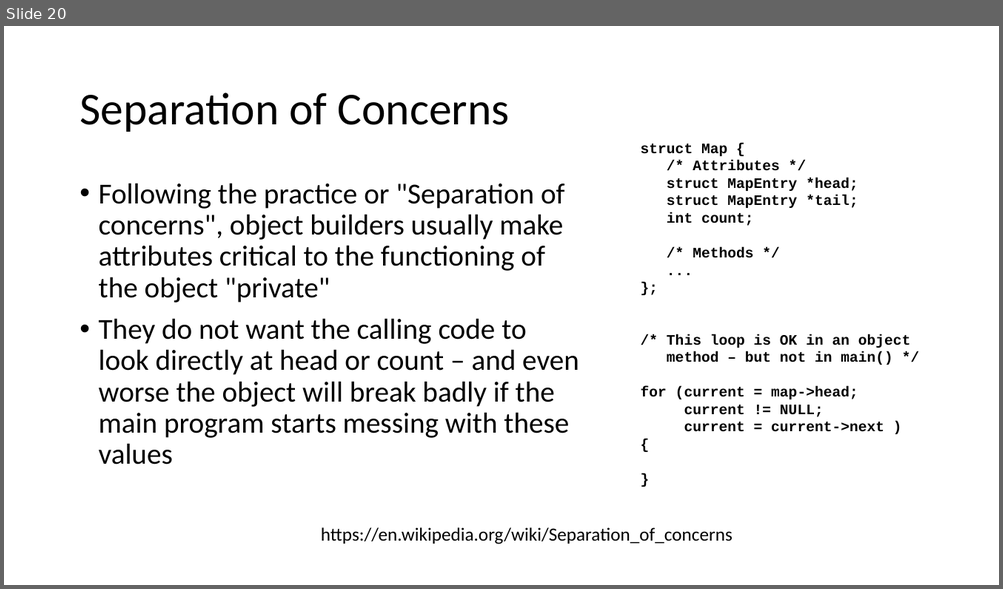
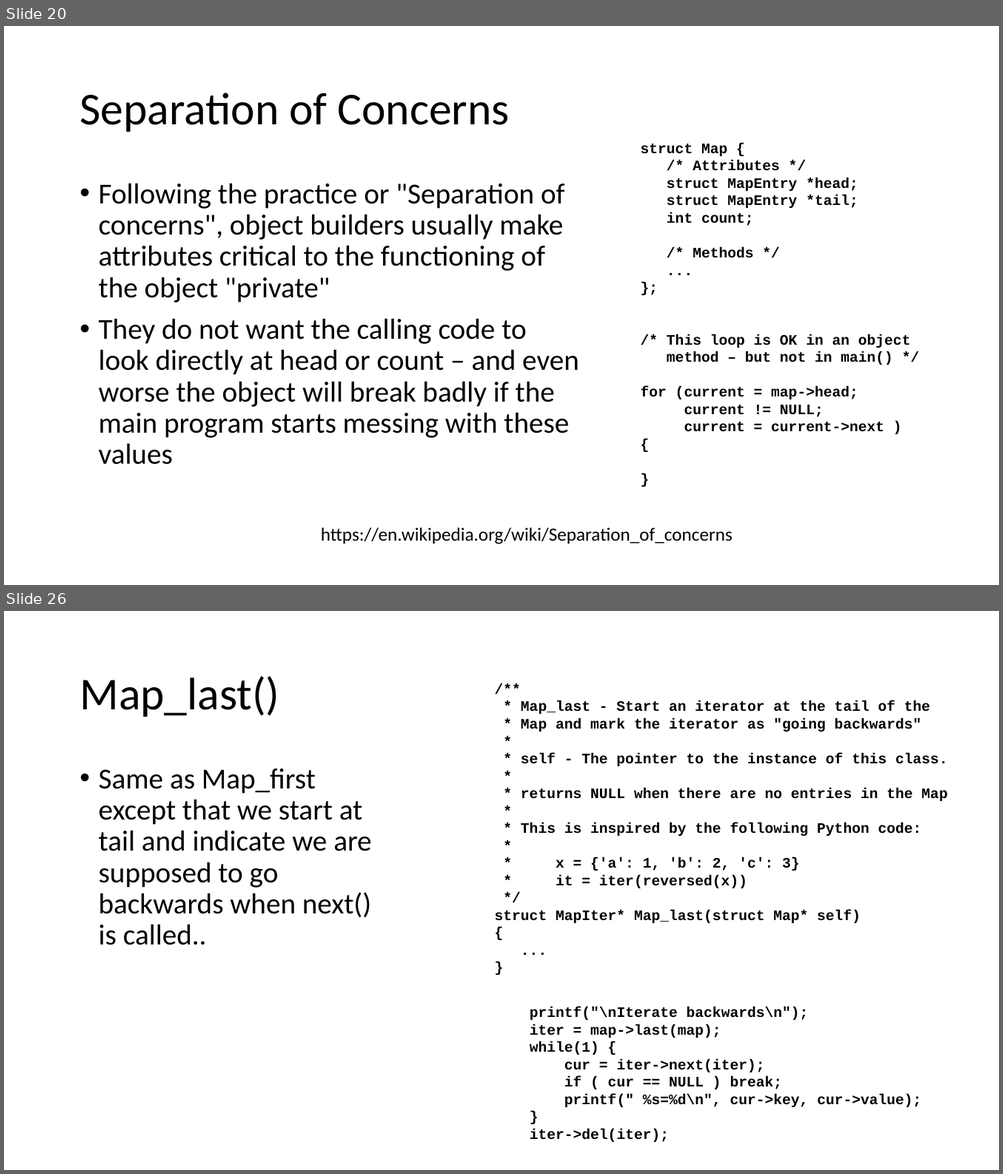
Before and after one commit to csev/cc4e, a slide deck: lectures/CC-04-Data-Structure.pptx. Shown one above the other, each under a label of ours: slide 20 before the commit, slides 20 and 26 after it; the slides between them are not shown. The pictures are 1003x589 and 1003x1174 pixels, drawn with LibreOffice and Linux fonts; fonts in the diff are those of the drawing. Boxes give left, top, right and bottom in pixels: in the first picture for what was removed or moved away, otherwise in the second. Text is boxed around its words. In the diff, an @@ line names an element or a change of style, - is before the commit and + after.

```diff
--- a/lectures/CC-04-Data-Structure.pptx
+++ b/lectures/CC-04-Data-Structure.pptx
@@ slide 26 added at [4,611,999,1170], background #FFFFFF @@
@@ title added at [79,676,279,717], 44 pt, text #000000 @@
+Map_last()
@@ text added at [495,701,948,923], 14 pt, text #000000, bold @@
+/**
+* Map_last - Start an iterator at the tail of the
+* Map and mark the iterator as "going backwards"
+*
+* self - The pointer to the instance of this class.
+*
+* returns NULL when there are no entries in the Map
+*
+* This is inspired by the following Python code:
+*
+* x = {'a': 1, 'b': 2, 'c': 3}
+* it = iter(reversed(x))
+*/
+struct MapIter* Map_last(struct Map* self)
+{
+...
+}
@@ text added at [99,769,371,945], 28 pt, text #000000 @@
+• Same as Map_first except that we start at tail and indicate we are supposed to go backwards when next() is called..
@@ text added at [529,1007,921,1142], 14 pt, text #000000, bold @@
+printf("\nIterate backwards\n");
+iter = map->last(map);
+while(1) {
+cur = iter->next(iter);
+if ( cur == NULL ) break;
+printf(" %s=%d\n", cur->key, cur->value);
+}
+iter->del(iter);
```
Also in this commit, not shown: 3 slides changed, 4 other slides added, 1 other file.
